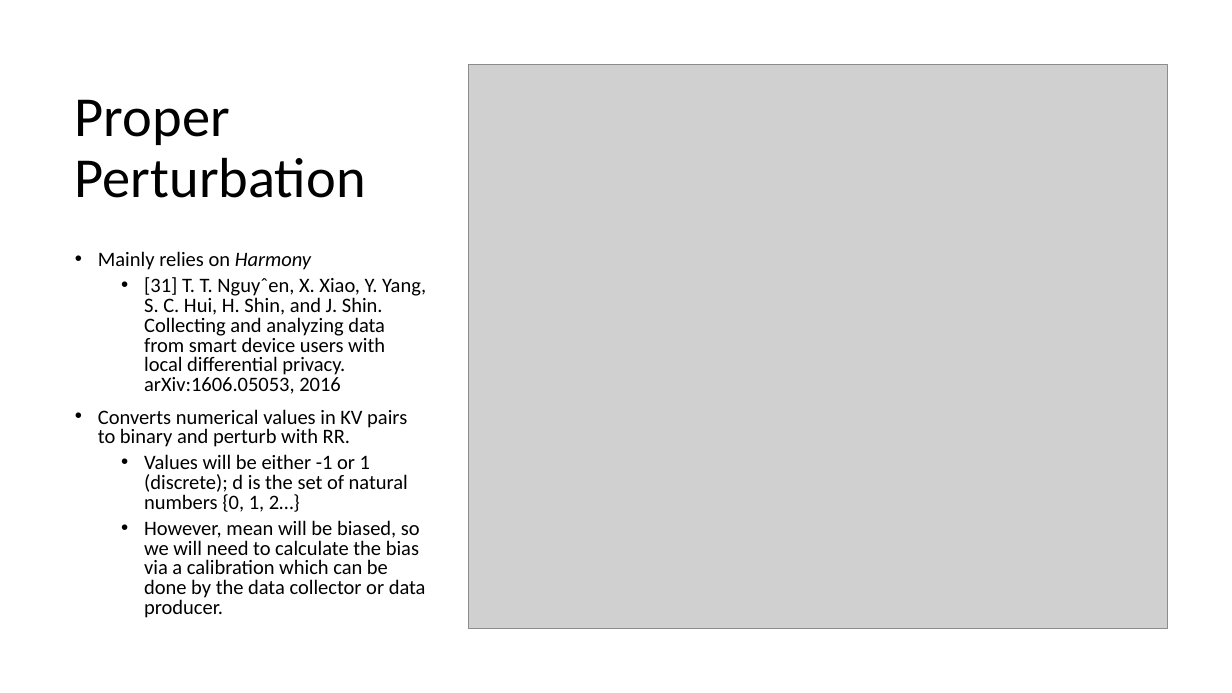
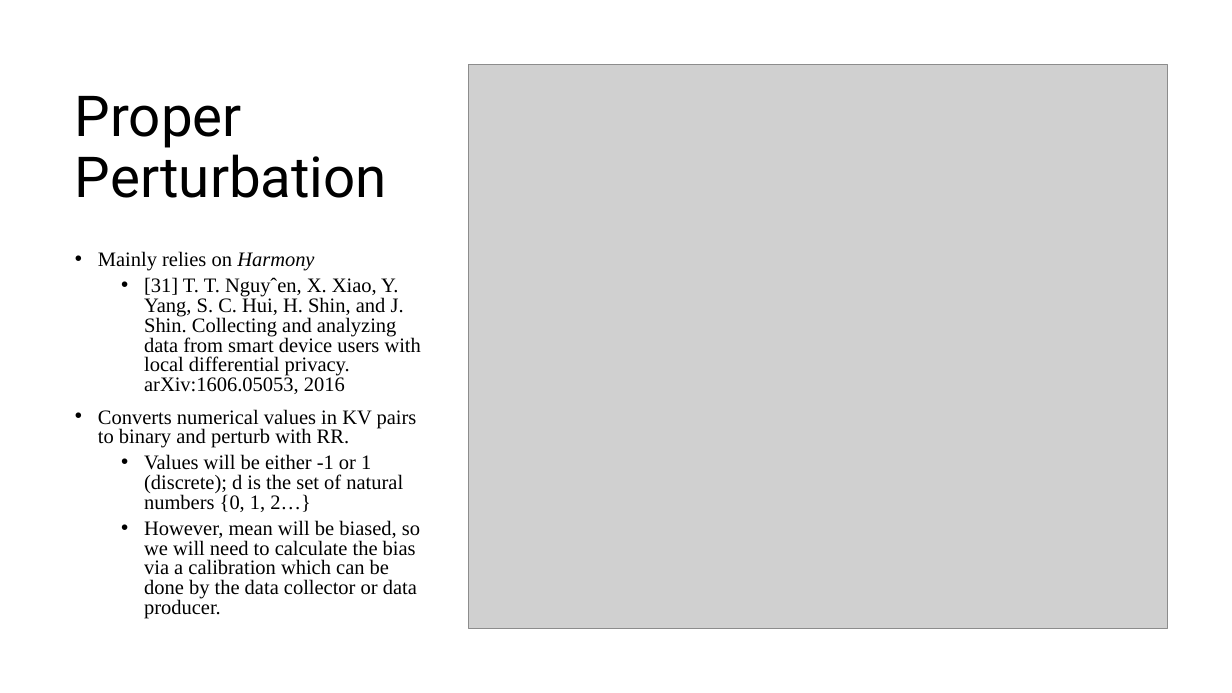
Before and after one commit to CodeFluent/Notes, a slide deck: slide 14 of CS-6223/hw/Grad_Project/Final Documents/PrivKV Differential Privacy for Key Value Structured Data.pptx. Drawn at 1232x693 pixels with LibreOffice and Linux fonts; fonts in the diff are those of the drawing; grey boxes stand for pictures. Boxes give left, top, right and bottom in pixels: in the first picture for what was removed or moved away, otherwise in the second. Text is boxed around its words. In the diff, an @@ line names an element or a change of style, - is before the commit and + after.

```diff
--- a/CS-6223/hw/Grad_Project/Final Documents/PrivKV Differential Privacy for Key Value Structured Data.pptx
+++ b/CS-6223/hw/Grad_Project/Final Documents/PrivKV Differential Privacy for Key Value Structured Data.pptx
@@ title "Proper Perturbation" at (75,96,387,198): font Calibri to Roboto @@
@@ text "Mainly relies on Harmony" at (98,251,421,619): font Calibri to Times New Roman @@
```
Also in this commit, not shown: 2 other slides changed.
